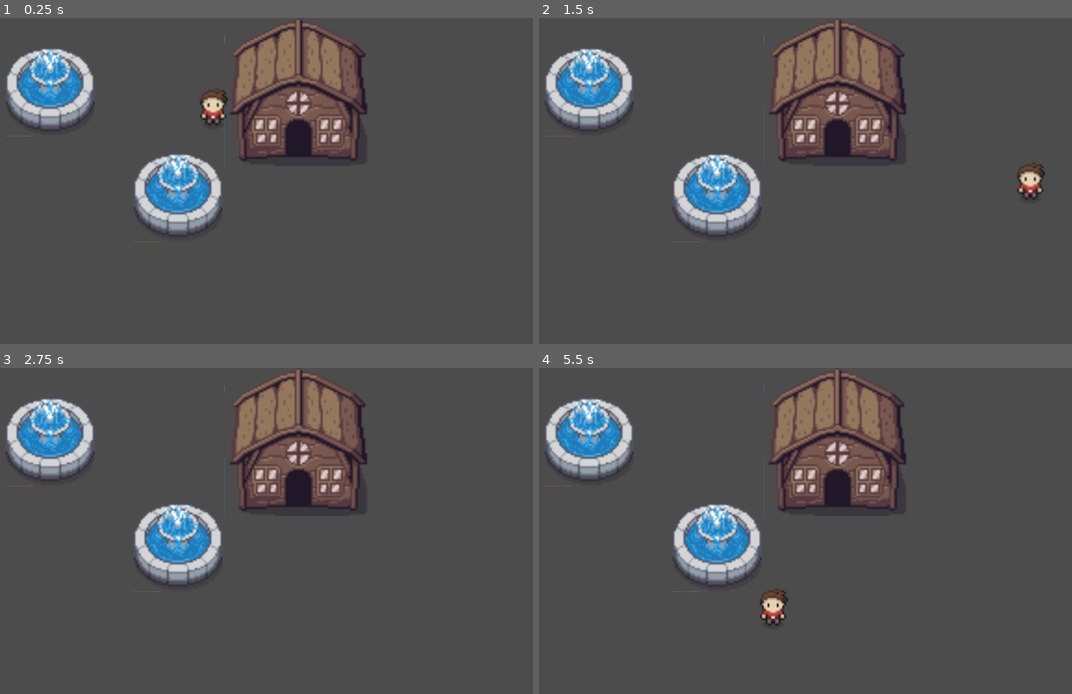
Above: before the commit, frames 1-4 (two rows, left to right).
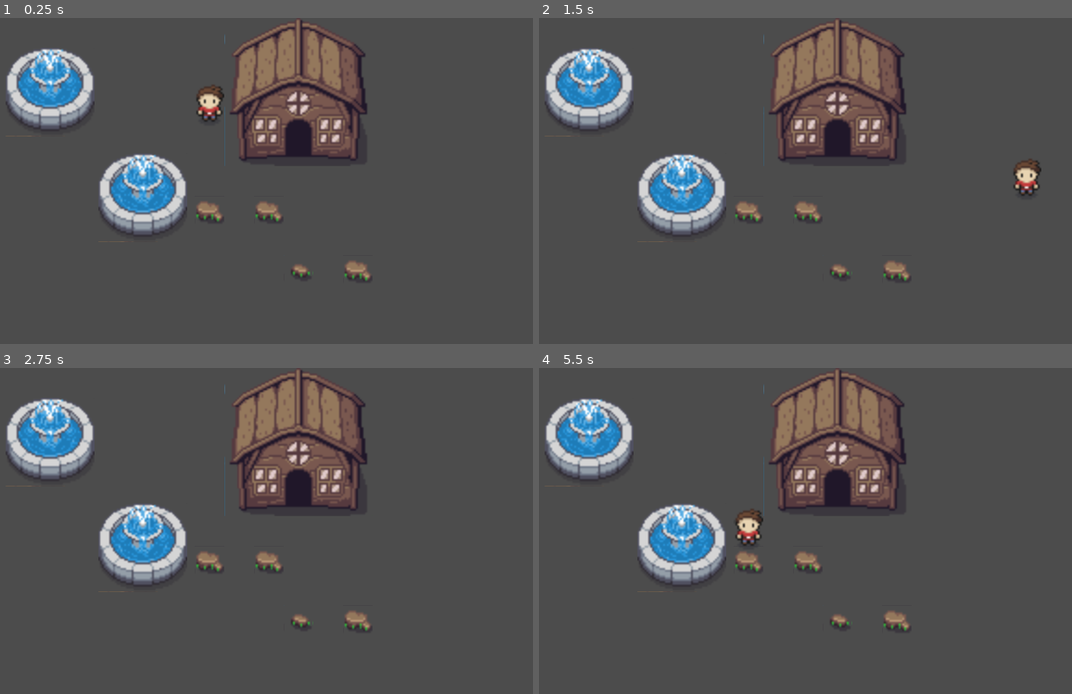
Above: after the commit, the same moments.

Repository: hamiller/zelda
Game: Godot game, scene res://Welt.tscn
The game is run twice, just before and just after one commit, with the same random seed, the same clock (stepped at 60 frames per second) and the same inputs.
Inputs:
- Up to frame 1 (0.25 s): no input
- Up to frame 2 (1.5 s): hold Right (right_pressed) 0.53-1.28 s; hold Space (hack_and_slay) 0.53-1.28 s; hold Down (down_pressed) from 1.28 s (still down); tap Space (hack_and_slay) at 1.35 s
- Up to frame 3 (2.75 s): release Down (down_pressed) at 2.03 s; hold Right (right_pressed) from 2.03 s (still down); hold Space (hack_and_slay) from 2.03 s (still down)
- Up to frame 4 (5.5 s): tap Enter at 2.75 s; release Right (right_pressed) at 2.78 s; release Space (hack_and_slay) at 2.78 s; hold Up (up_pressed) 2.78-3.53 s; tap Space (hack_and_slay) at 2.85, 3.5, 4.35 s; hold Space (hack_and_slay) 3.53-4.28 s; hold Left (left_pressed) 3.53-5.03 s; hold Down (down_pressed) from 5.03 s (still down); hold Space (hack_and_slay) from 5.03 s (still down)

The runs differ from the first frame. In frame 1, 5.4% of the frame differs, in the area x 18-70%, y 20-81%; in frame 2, 5.4%; in frame 3, 5.0%; in frame 4, 5.5%, in the area x 18-70%, y 41-81%.

Commit message:
Add stone tiles

Diff:
--- a/Welt.tscn
+++ b/Welt.tscn
@@ -14,10 +14,11 @@
 texture = ExtResource( 1 )
 
 [node name="Player" parent="." instance=ExtResource( 2 )]
-position = Vector2( 128, 48 )
+position = Vector2( 126, 46 )
+z_index = 1
 
 [node name="well" parent="." instance=ExtResource( 4 )]
-position = Vector2( 109, 97 )
+position = Vector2( 90, 97 )
 
 [node name="TileMap" type="TileMap" parent="."]
 position = Vector2( 70, 112 )
@@ -25,6 +26,6 @@
 cell_size = Vector2( 16, 16 )
 show_collision = true
 format = 1
-tile_data = PoolIntArray( -458748, 3, 0, 131096, 0, 0, 196633, 0, 0, 262169, 0, 0, 327705, 0, 0, 393241, 0, 0, 458776, 0, 0 )
+tile_data = PoolIntArray( -458748, 3, 0, -65533, 16, 0, -65531, 16, 0, 65542, 17, 0, 65544, 16, 0, 131096, 0, 0, 196633, 0, 0, 262169, 0, 0, 327705, 0, 0, 393241, 0, 0, 458776, 0, 0 )
 
 [connection signal="habe_gehauen" from="Player" to="." method="_on_Player_habe_gehauen"]
--- a/tiles/well.tres
+++ b/tiles/well.tres
@@ -1,10 +1,16 @@
-[gd_resource type="TileSet" load_steps=5 format=2]
+[gd_resource type="TileSet" load_steps=7 format=2]
 
 [ext_resource path="res://environment/brunnen1.tres" type="Texture" id=1]
 [ext_resource path="res://gfx/Overworld.png" type="Texture" id=2]
 
 [sub_resource type="ConvexPolygonShape2D" id=1]
 points = PoolVector2Array( 48, 48, 0, 48, 0, 0, 48, 0 )
+
+[sub_resource type="ConvexPolygonShape2D" id=4]
+points = PoolVector2Array( 0, 0, 16, 0, 16, 16, 0, 16 )
+
+[sub_resource type="ConvexPolygonShape2D" id=5]
+points = PoolVector2Array( 0, 0, 16, 0, 16, 16, 0, 16 )
 
 [sub_resource type="ConvexPolygonShape2D" id=2]
 points = PoolVector2Array( 0, 0, 32, 0, 32, 32, 0, 32 )
@@ -283,3 +289,45 @@
 13/shape_one_way_margin = 0.0
 13/shapes = [  ]
 13/z_index = 0
+16/name = "Overworld.png 16"
+16/texture = ExtResource( 2 )
+16/tex_offset = Vector2( 0, 0 )
+16/modulate = Color( 1, 1, 1, 1 )
+16/region = Rect2( 144, 80, 16, 16 )
+16/tile_mode = 0
+16/occluder_offset = Vector2( 0, 0 )
+16/navigation_offset = Vector2( 0, 0 )
+16/shape_offset = Vector2( 0, 0 )
+16/shape_transform = Transform2D( 1, 0, 0, 1, 0, 0 )
+16/shape = SubResource( 4 )
+16/shape_one_way = false
+16/shape_one_way_margin = 1.0
+16/shapes = [ {
+"autotile_coord": Vector2( 0, 0 ),
+"one_way": false,
+"one_way_margin": 1.0,
+"shape": SubResource( 4 ),
+"shape_transform": Transform2D( 1, 0, 0, 1, 0, 0 )
+} ]
+16/z_index = 0
+17/name = "Overworld.png 17"
+17/texture = ExtResource( 2 )
+17/tex_offset = Vector2( 0, 0 )
+17/modulate = Color( 1, 1, 1, 1 )
+17/region = Rect2( 96, 80, 16, 16 )
+17/tile_mode = 0
+17/occluder_offset = Vector2( 0, 0 )
+17/navigation_offset = Vector2( 0, 0 )
+17/shape_offset = Vector2( 0, 0 )
+17/shape_transform = Transform2D( 1, 0, 0, 1, 0, 0 )
+17/shape = SubResource( 5 )
+17/shape_one_way = false
+17/shape_one_way_margin = 1.0
+17/shapes = [ {
+"autotile_coord": Vector2( 0, 0 ),
+"one_way": false,
+"one_way_margin": 1.0,
+"shape": SubResource( 5 ),
+"shape_transform": Transform2D( 1, 0, 0, 1, 0, 0 )
+} ]
+17/z_index = 0
